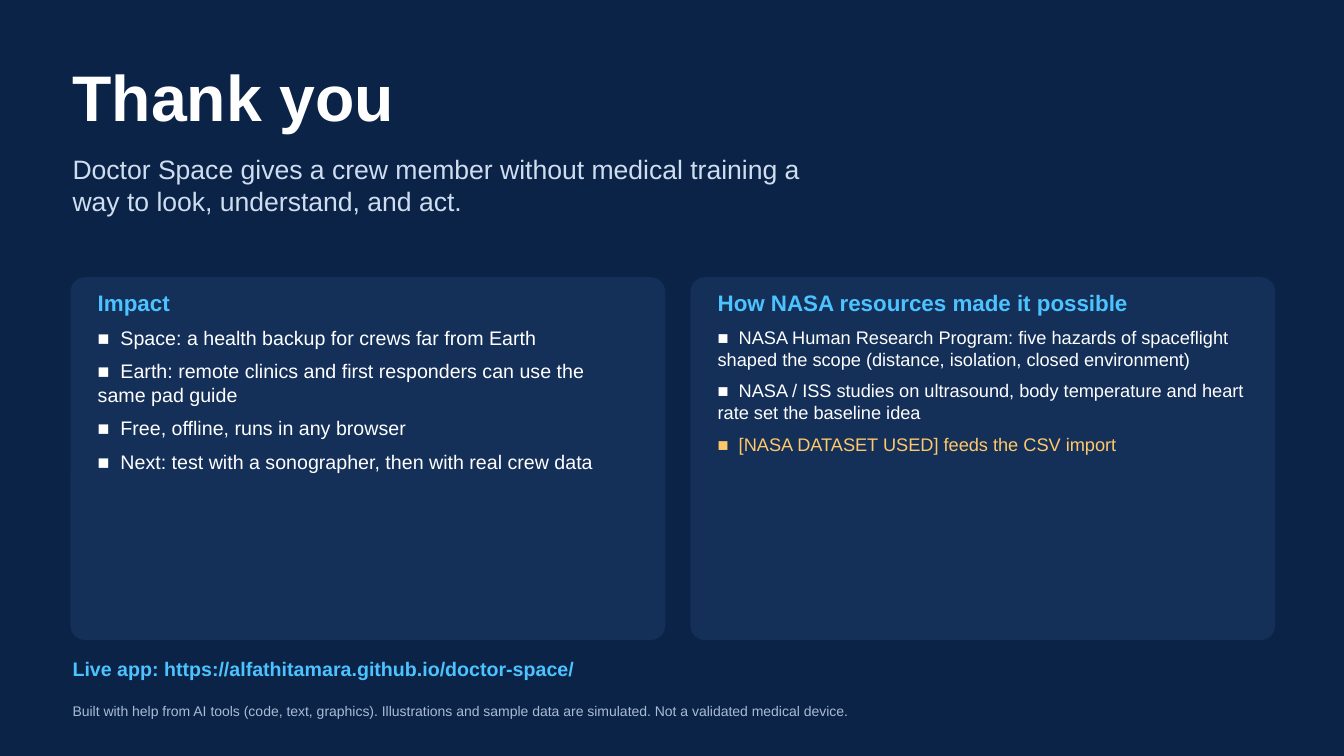
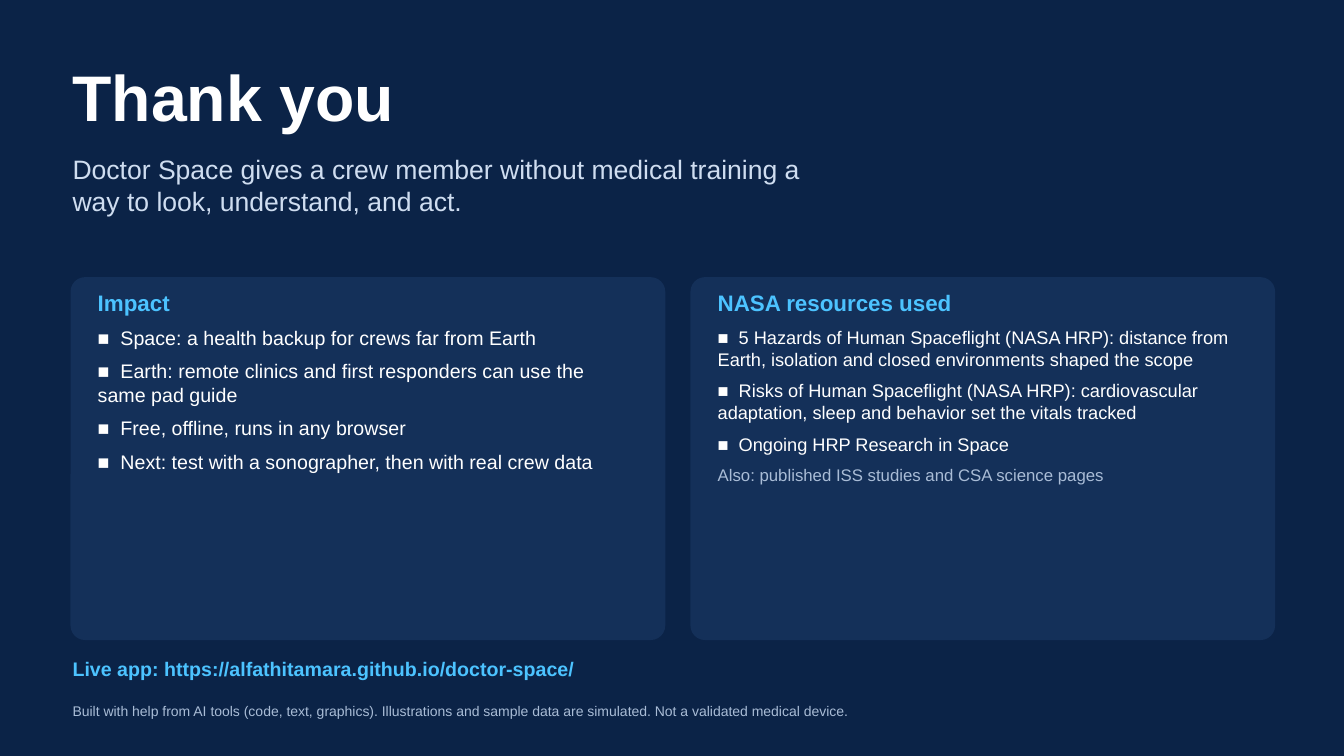
Before and after one commit to alfathitamara/Doctor-Space, a slide deck: slide 7 of deck/Doctor_Space_NASA_SpaceApps_2026.pptx. Drawn at 1344x756 pixels with LibreOffice and Linux fonts; fonts in the diff are those of the drawing. Boxes give left, top, right and bottom in pixels: in the first picture for what was removed or moved away, otherwise in the second. Text is boxed around its words. In the diff, an @@ line names an element or a change of style, - is before the commit and + after.

```diff
--- a/deck/Doctor_Space_NASA_SpaceApps_2026.pptx
+++ b/deck/Doctor_Space_NASA_SpaceApps_2026.pptx
@@ text at (x1=718, y1=295, x2=1228, y2=485): text changed @@
-How NASA resources made it possible
-■ NASA Human Research Program: five hazards of spaceflight shaped the scope (distance, isolation, closed environment)
-■ NASA / ISS studies on ultrasound, body temperature and heart rate set the baseline idea
-■ [NASA DATASET USED] feeds the CSV import
+NASA resources used
+■ 5 Hazards of Human Spaceflight (NASA HRP): distance from Earth, isolation and closed environments shaped the scope
+■ Risks of Human Spaceflight (NASA HRP): cardiovascular adaptation, sleep and behavior set the vitals tracked
+■ Ongoing HRP Research in Space
+Also: published ISS studies and CSA science pages
```
Also in this commit, not shown: 1 other file.
